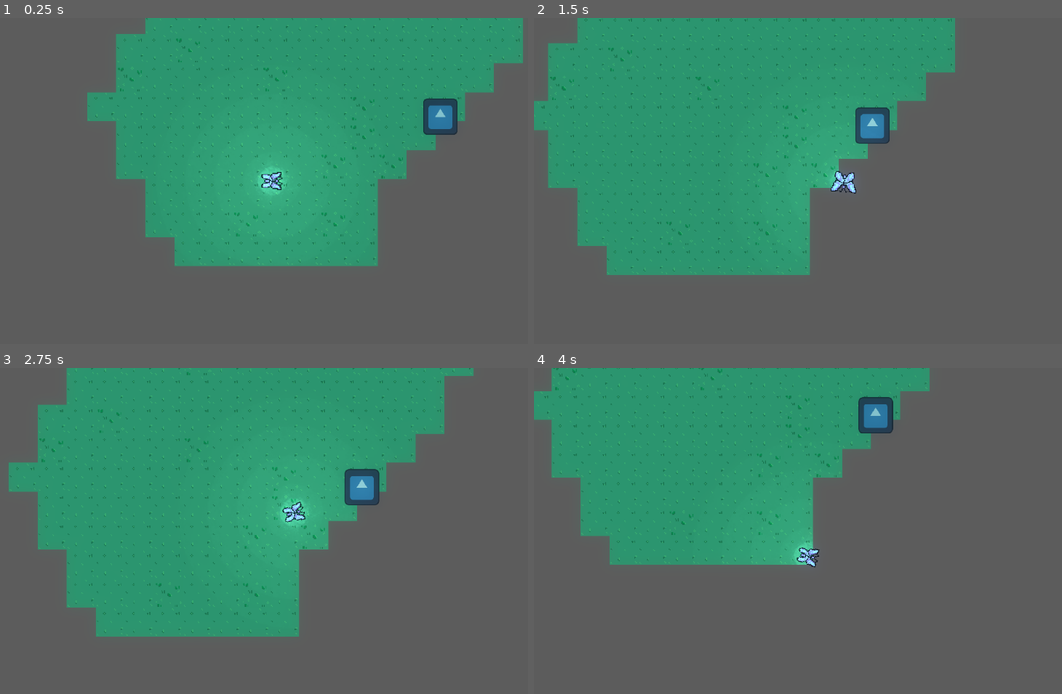
Above: before the commit, frames 1-4 (two rows, left to right).
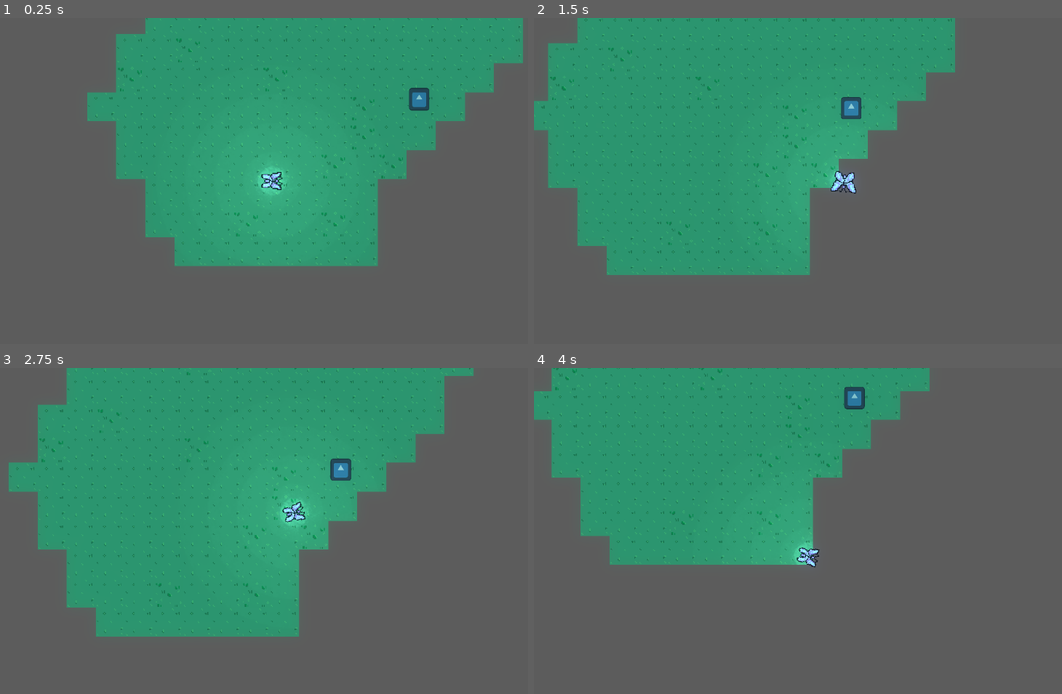
Above: after the commit, the same moments.

Repository: Zaiyai/ButterflyGame
Game: Godot game, scene res://level/world.tscn
Two runs of this game, one before a commit and one after it. Both use one fixed random seed, a clock stepped at 60 frames per second and the inputs below. The engine's default icon, where the game draws it, is replaced by a stand-in: a white triangle on a blue panel in a dark square.
Inputs (mouse positions are in pixels of both pictures, inside the frame that each line leads up to):
- Up to frame 1 (0.25 s): no input
- Up to frame 2 (1.5 s): tap Enter at 0.5 s; move the mouse to (951, 164) at 0.52 s; click (951, 164) at 0.6 s; move the mouse to (708, 197) at 1.27 s; click (708, 197) at 1.35 s
- Up to frame 3 (2.75 s): move the mouse to (348, 459) at 2.02 s; click (348, 459) at 2.1 s
- Up to frame 4 (4 s): move the mouse to (798, 596) at 2.77 s; click (798, 596) at 2.85 s; move the mouse to (998, 579) at 3.52 s; click (998, 579) at 3.6 s

The runs differ from the first frame. In frame 1, 0.9% of the frame differs, in the area x 77-87%, y 21-36%; in frame 2, 0.9%; in frame 3, 0.9%; in frame 4, 0.9%, in the area x 58-69%, y 5-21%.

Commit message:
butterflies lose interest to the flower if it is being fed on and goes back to its last velocity

Diff:
--- a/entities/butterflies/butterfly.gd
+++ b/entities/butterflies/butterfly.gd
@@ -8,6 +8,7 @@
 var movv := 48
 var flowerSenseCount := 0
 var is_feeding := false
+var last_vel := Vector2.ONE
 
 var rng = RandomNumberGenerator.new().randi_range(0, 10)
 
@@ -45,16 +46,23 @@
 		steerAway /= numberOfButterflies
 		vel += (steerAway)
 
+		last_vel = vel
+
 	if flower_target and butterfliesISee.size() == 0:
-		var desired = (flower_target.global_position - global_position).normalized() * speed
-		vel += (desired - vel) * 0.3
+		print(flower_target.is_being_fed_on)
+		if flower_target.is_being_fed_on:
+			flower_target = null
+		else:
+			var desired = (flower_target.global_position - global_position).normalized() * speed
+			vel += (desired - vel) * 0.3
 
-		if flowerSenseCount > 1:
-			$Timer.start()
-			vel = Vector2.ZERO
-			flower_target = null
-			flowerSenseCount = 0
-			is_feeding = true
+			if flowerSenseCount > 1:
+				$Timer.start()
+				flower_target.is_being_fed_on = true
+				vel = Vector2.ZERO
+				flower_target = null
+				flowerSenseCount = 0
+				is_feeding = true
 
 func _on_vision_area_entered(area: Area2D) -> void:
 	if area != self and area.is_in_group("butterfly NPC") and area.flower_target == null:
@@ -65,7 +73,7 @@
 		butterfliesISee.erase(area)
 
 func _on_flower_sense_area_entered(area: Area2D) -> void:
-	if area.is_in_group("flowers"):
+	if area.is_in_group("flower") and !area.is_being_fed_on:
 		flower_target = area
 
 func _on_area_entered(area: Area2D) -> void:
@@ -74,4 +82,4 @@
 
 func _on_timer_timeout() -> void:
 	is_feeding = false
-	vel = Vector2(randi_range(-1,1), randi_range(-1,1))
+	vel = last_vel
--- a/interactions/interaction area/interactive_flower.gd
+++ b/interactions/interaction area/interactive_flower.gd
@@ -1,8 +1,5 @@
 extends Area2D
-class_name InteractiveFlower
+class_name InteractionArea
 
-func _on_body_entered(body: Node2D) -> void:
-	pass
-
-func _on_body_exited(body: Node2D) -> void:
-	pass
+@export var action_name: String = " INTERACT"
+var is_being_fed_on := false
--- a/interactions/interaction area/interactive_flower.tscn
+++ b/interactions/interaction area/interactive_flower.tscn
@@ -1,26 +1,25 @@
-[gd_scene format=3 uid="uid://brdtw6r251fmj"]
+[gd_scene format=3 uid="uid://b6fcumoano42f"]
 
-[ext_resource type="Script" uid="uid://buccdgwp0e2ry" path="res://interactions/interaction area/interactive_flower.gd" id="1_wgbjv"]
+[ext_resource type="Script" uid="uid://yuxtifsoivgr" path="res://interactions/interaction area/interactive_flower.gd" id="1_wgbjv"]
 [ext_resource type="Texture2D" uid="uid://d1enttab1wrkh" path="res://icon.svg" id="2_bwvie"]
 
 [sub_resource type="CircleShape2D" id="CircleShape2D_bwvie"]
-radius = 27.166155
+radius = 16.0
 
 [sub_resource type="CircleShape2D" id="CircleShape2D_hm20i"]
 radius = 7.0
 
-[node name="InteractiveFlower" type="Area2D" unique_id=2126542638]
+[node name="InteractiveFlower" type="Area2D" unique_id=2126542638 groups=["flower"]]
 collision_layer = 2
 collision_mask = 9
 script = ExtResource("1_wgbjv")
 
 [node name="CollisionShape2D" type="CollisionShape2D" parent="." unique_id=4799007]
-position = Vector2(1, 0)
 shape = SubResource("CircleShape2D_bwvie")
 
 [node name="Sprite2D" type="Sprite2D" parent="." unique_id=634163182]
-position = Vector2(2, 0)
-scale = Vector2(0.296875, 0.3125)
+position = Vector2(-0.24999994, -0.25000018)
+scale = Vector2(0.17578125, 0.19140625)
 texture = ExtResource("2_bwvie")
 
 [node name="Hitbox" type="Area2D" parent="." unique_id=645383313 groups=["flower_hitbox"]]
@@ -28,7 +27,6 @@
 collision_mask = 0
 
 [node name="CollisionShape2D" type="CollisionShape2D" parent="Hitbox" unique_id=742391590]
-position = Vector2(2, 0)
 shape = SubResource("CircleShape2D_hm20i")
 
 [connection signal="body_entered" from="." to="." method="_on_body_entered"]
--- a/level/world.tscn
+++ b/level/world.tscn
@@ -48,10 +48,6 @@
 [node name="player" parent="." unique_id=1361834257 groups=["player"] instance=ExtResource("1_07nfa")]
 position = Vector2(492, 258)
 
-[node name="flower_1" parent="." unique_id=2126542638 groups=["flowers"] instance=ExtResource("4_nadbi")]
-position = Vector2(675, 187)
-action_name = "INTERACT"
-
 [node name="TileMapLayer" type="TileMapLayer" parent="." unique_id=309430264]
 z_index = -5
 tile_map_data = PackedByteArray("AAAMAAoAAAADAAAAAAANAAoAAAADAAAAAAAOAAoAAAADAAAAAAAPAAoAAAADAAAAAAAQAAoAAAADAAAAAAARAA …(222016 unchanged characters)…
@@ -64,9 +60,6 @@
 position = Vector2(-82.00001, -5865)
 scale = Vector2(17.981752, 17.031729)
 texture = ExtResource("5_lx6e4")
-
-[node name="flower_2" parent="." unique_id=1513199477 groups=["flowers"] instance=ExtResource("4_nadbi")]
-position = Vector2(750, -200)
 
 [node name="CanvasModulate" type="CanvasModulate" parent="." unique_id=1627786916]
 color = Color(0.2842246, 0.5304198, 0.56516814, 1)
@@ -81,6 +74,9 @@
 position = Vector2(17, -395)
 polygon = PackedVector2Array(-5, 8, 233, 67, 423, 19, 578, 8, 744, 8, 1092, -68, 1386, -399, 1617, -688, 1588, -1160, 1 …(1196 unchanged characters)…
 
+[node name="InteractiveFlower" parent="." unique_id=2126542638 instance=ExtResource("4_nadbi")]
+position = Vector2(654, 168)
+
 [node name="ButterfliesContainer" parent="." unique_id=836024158 instance=ExtResource("7_riu67")]
 position = Vector2(578, 66)
 
Not shown, changed: interactions/interaction area/interactive_flower.gd.uid
Not shown: 1 places in level/world.tscn that only renumber resources
